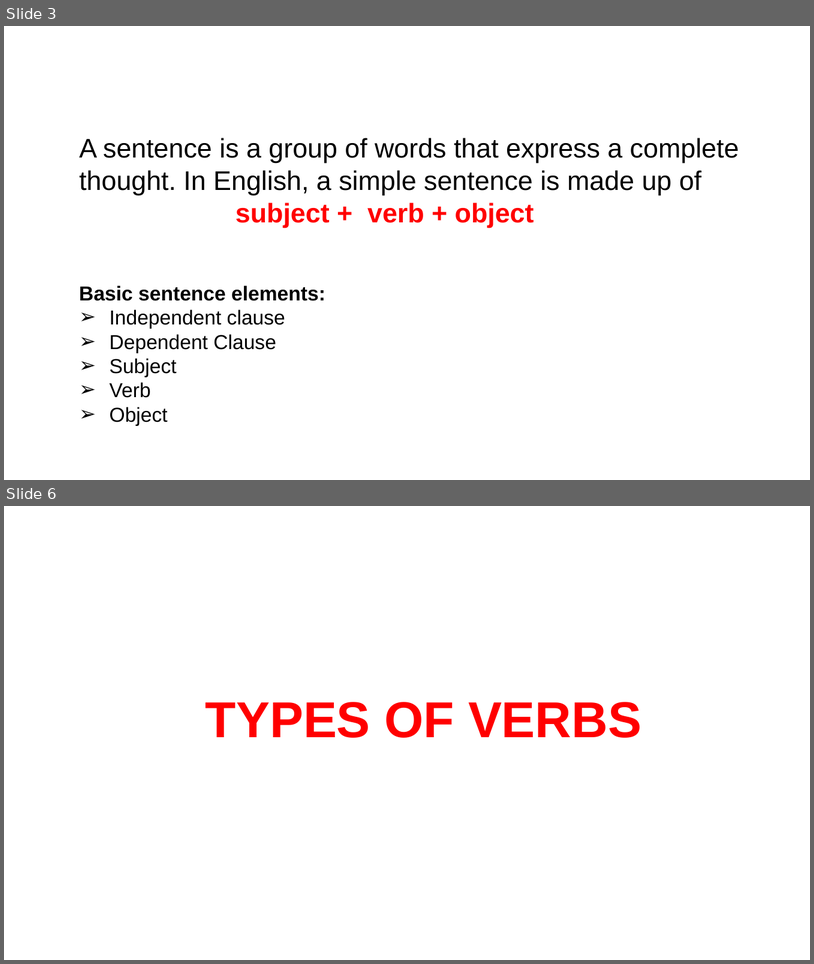
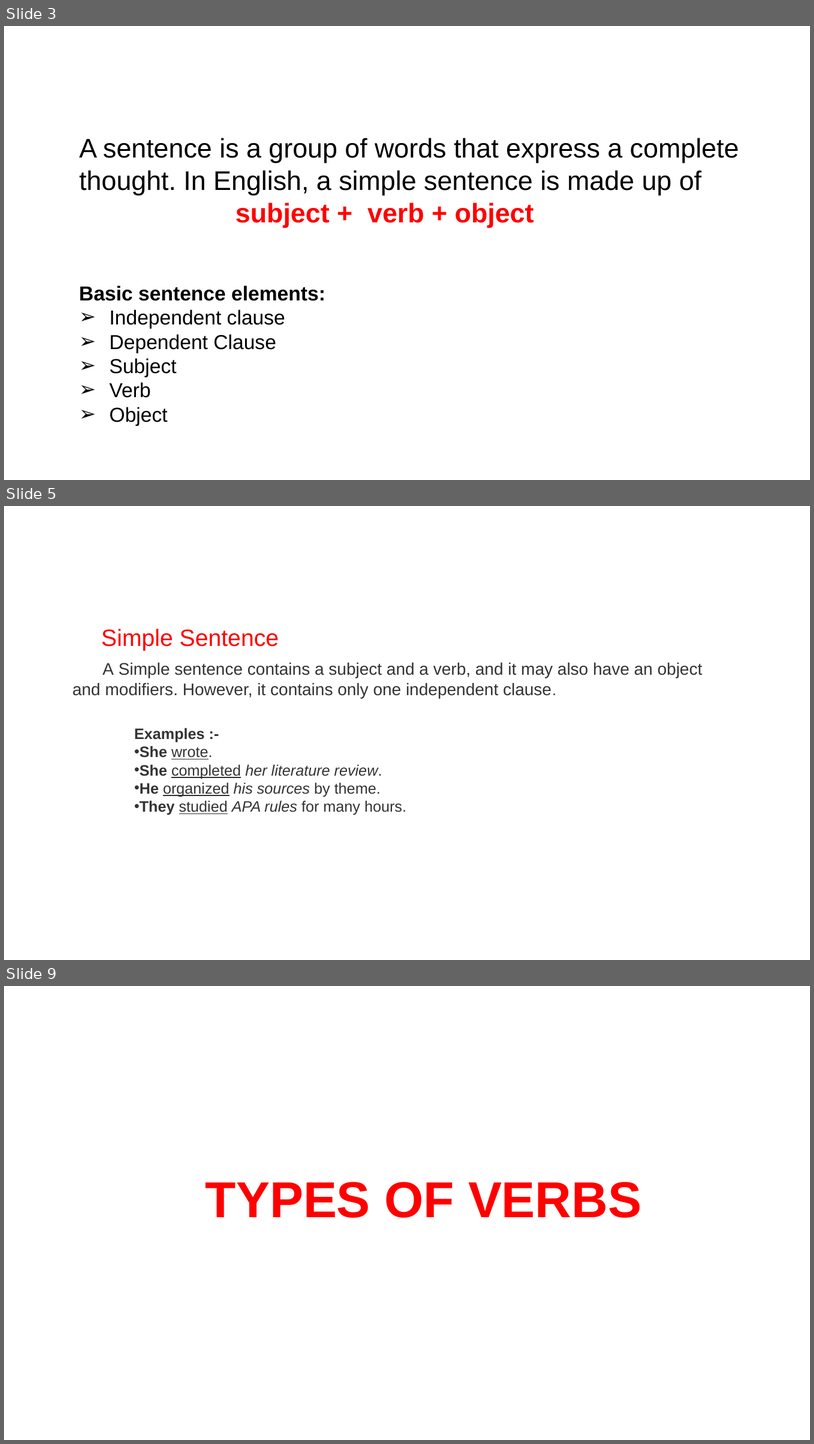
Before and after one commit to Bmadhanmohan/aws_batch_demo, a slide deck: 21_12_2023_PPT_ENGLISH.pptx. Shown one above the other, each under a label of ours: slides 3 and 6 before the commit, slides 3, 5 and 9 after it; the slides between them are not shown. The pictures are 814x964 and 814x1444 pixels, drawn with LibreOffice and Linux fonts; fonts in the diff are those of the drawing; background and template pictures are left out. Boxes give left, top, right and bottom in pixels: in the first picture for what was removed or moved away, otherwise in the second. Text is boxed around its words. In the diff, an @@ line names an element or a change of style, - is before the commit and + after.

```diff
--- a/21_12_2023_PPT_ENGLISH.pptx
+++ b/21_12_2023_PPT_ENGLISH.pptx
@@ slide 5 added at box(4, 506, 810, 960), background #FFFFFF @@
@@ text added at box(101, 628, 279, 651), 28 pt, text #FF0000 @@
+Simple Sentence
@@ text added at box(72, 662, 703, 698), 20 pt, text #333333 @@
+A Simple sentence contains a subject and a verb, and it may also have an object and modifiers. However, it contains only one independent clause.
@@ text added at box(134, 727, 407, 815), 18 pt, text #333333 @@
+Examples :-
+• She wrote.
+• She completed her literature review.
+• He organized his sources by theme.
+• They studied APA rules for many hours.
@@ what was slide 6 is now slide 9 @@
```
Also in this commit, not shown: 2 slides changed, 5 other slides added, 2 slides removed.
